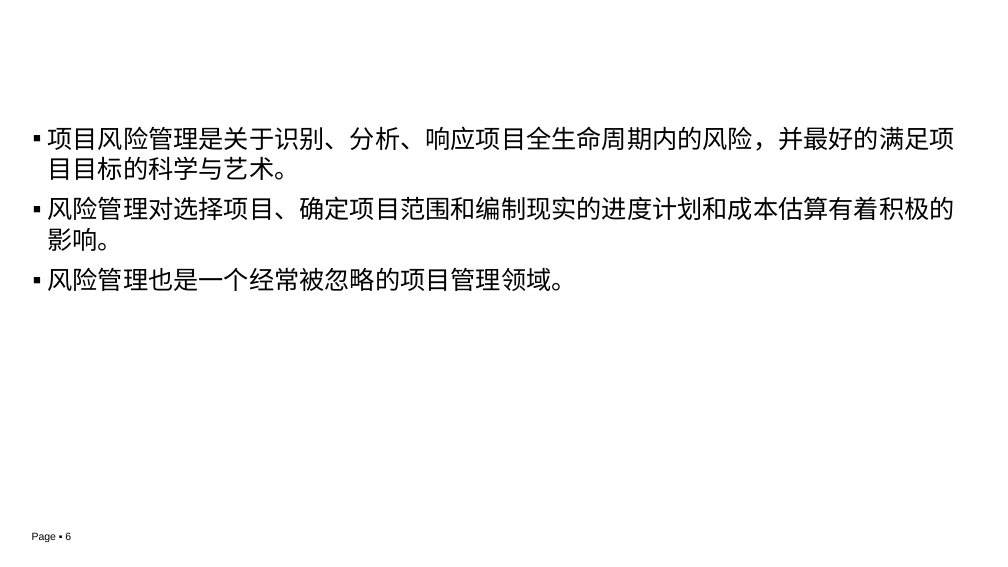
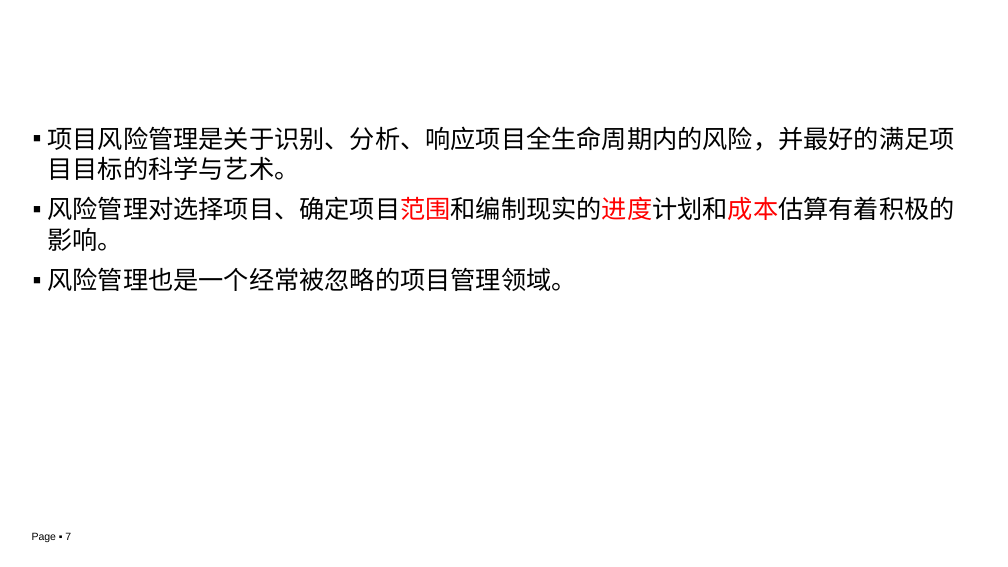
Before and after one commit to edu2act/course-IT-Project-Management, a slide deck: slide 7 of materials/slides/ch03-8.pptx (slide 6 before the commit). Drawn at 1008x567 pixels with LibreOffice and Linux fonts; fonts in the diff are those of the drawing; background and template pictures are left out. Boxes give left, top, right and bottom in pixels: in the first picture for what was removed or moved away, otherwise in the second. Text is boxed around its words. In the diff, an @@ line names an element or a change of style, - is before the commit and + after.

```diff
--- a/materials/slides/ch03-8.pptx
+++ b/materials/slides/ch03-8.pptx
@@ text at [48, 196, 955, 251]: text colour #000000 to #FF0000 in "风险管理对选择项目、确定项目范围和编制现实的进度计划和成本估算有着积极的影响。" @@
@@ page number at [32, 532, 71, 542]: text changed @@
-Page ▪ 6
+Page ▪ 7
```
Also in this commit, not shown: 9 other slides changed.
